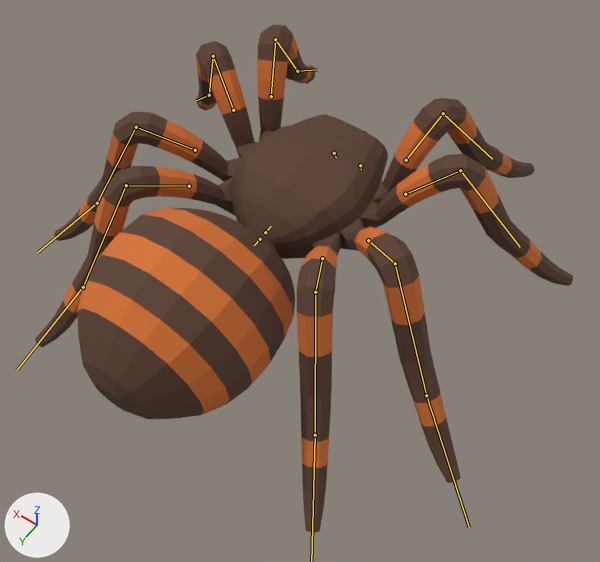
One commit to the glTF model creatures/experiments/boxmodel/abc/t7x/zoo/spider/stage4/spider.glb: the scene before it, then after it.
The view is the same before and after, from a camera (50 mm lens) standing at (-1.29, 1.57, 2.76) and looking at (-0.14, -0.04, 0.25). The lights are fixed; the arrows at lower left show +X, +Y and +Z. The picture after the commit comes second. Both versions are drawn at frame 15 of the action 'attack'; the numbers are the values there. The bones that change, and the others that lie on the model, are drawn over the model as lines.

In view in the first picture: 'body', 'piece_claws'.
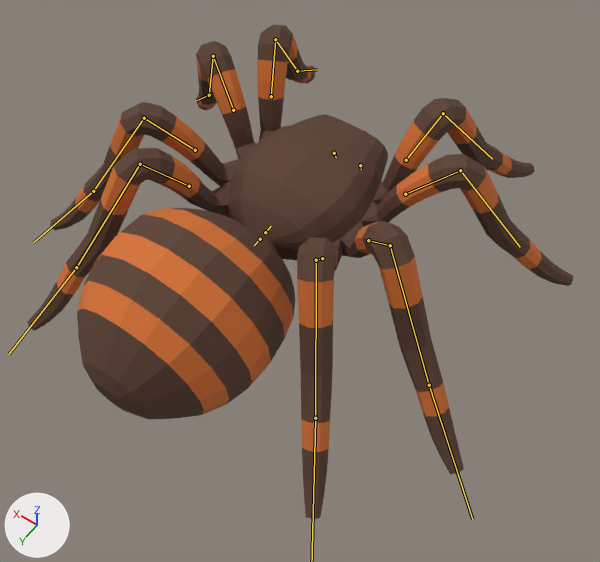
The edits, one by one:
Bone 'leg3a.L' (bone_leg3a_l) turns from (0, 0, 0) to (15, 0, 0) degrees about its own x, y and z.
Bone 'leg3b.L' (bone_leg3b_l) turns from (0, 0, 0) to (-11, 0, -1) degrees about its own x, y and z.
Bone 'leg3c.L' (bone_leg3c_l) turns from (0, 0, 0) to (-5, 0, 1) degrees about its own x, y and z.
Bone 'leg3a.R' (bone_leg3a_r) turns from (0, 0, 0) to (15, 0, 0) degrees about its own x, y and z.
Bone 'leg3b.R' (bone_leg3b_r) turns from (0, 0, 0) to (-11, 0, 1) degrees about its own x, y and z.
Bone 'leg3c.R' (bone_leg3c_r) turns from (0, 0, 0) to (-5, 0, -1) degrees about its own x, y and z.
Bone 'leg4a.L' (bone_leg4a_l) turns from (0, 0, 0) to (24, 0, 0) degrees about its own x, y and z.
Bone 'leg4b.L' (bone_leg4b_l) turns from (0, 0, 0) to (-17, 0, -1) degrees about its own x, y and z.
Bone 'leg4c.L' (bone_leg4c_l) turns from (0, 0, 0) to (-8, 0, 1) degrees about its own x, y and z.
Bone 'leg4a.R' (bone_leg4a_r) turns from (0, 0, 0) to (24, 0, 0) degrees about its own x, y and z.
Bone 'leg4b.R' (bone_leg4b_r) turns from (0, 0, 0) to (-17, 0, 1) degrees about its own x, y and z.
Bone 'leg4c.R' (bone_leg4c_r) turns from (0, 0, 0) to (-8, 0, -1) degrees about its own x, y and z.

Where the change shows, as pixel boxes [x1, y1, x2, y2] in the pictures (600 x 562 px):
'body', posed: before [35, 24, 573, 532]; after [27, 24, 573, 519]
'piece_claws', posed: before [37, 344, 456, 537]; after [29, 328, 459, 522]
bone 'leg3a.L', root to tip: before (195, 150) to (136, 127); after (195, 150) to (144, 118)
bone 'leg3b.L', root to tip: before (136, 127) to (97, 203); after (144, 118) to (93, 191)
bone 'leg3c.L', root to tip: before (97, 203) to (37, 252); after (93, 191) to (33, 242)
bone 'leg3a.R', root to tip: before (368, 240) to (395, 263); after (368, 240) to (390, 245)
bone 'leg3b.R', root to tip: before (395, 263) to (426, 395); after (390, 245) to (429, 385)
bone 'leg3c.R', root to tip: before (426, 395) to (469, 527); after (429, 385) to (472, 519)
bone 'leg4a.L', root to tip: before (189, 186) to (126, 185); after (189, 186) to (140, 164)
bone 'leg4b.L', root to tip: before (126, 185) to (83, 287); after (140, 164) to (76, 267)
bone 'leg4c.L', root to tip: before (83, 287) to (16, 370); after (76, 267) to (8, 354)
bone 'leg4a.R', root to tip: before (322, 258) to (315, 292); after (322, 258) to (316, 260)
bone 'leg4b.R', root to tip: before (315, 292) to (315, 435); after (316, 260) to (315, 418)
